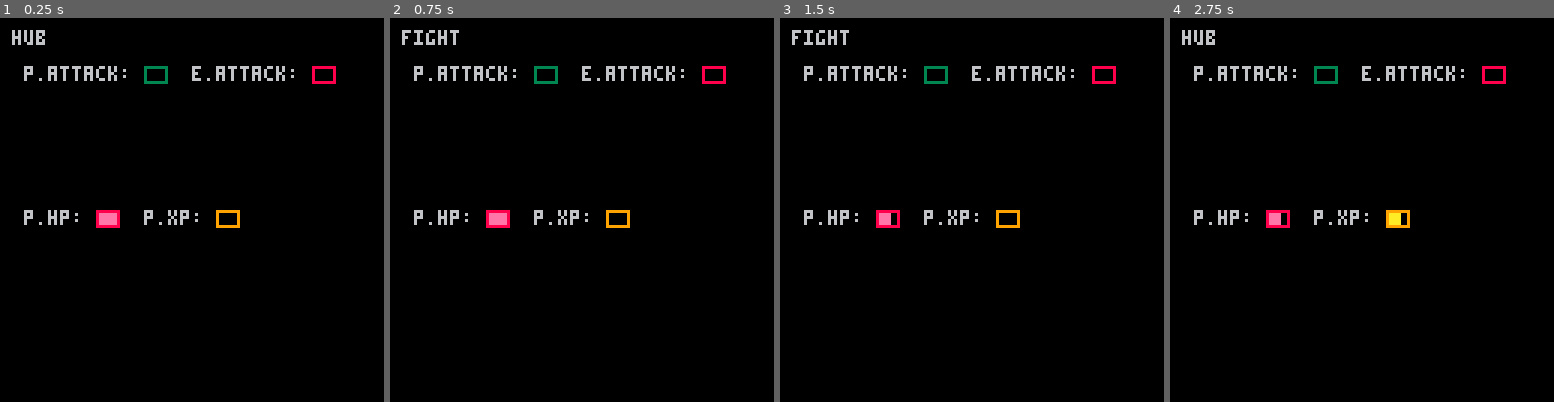
Above: before the commit, frames 1-4 (left to right).
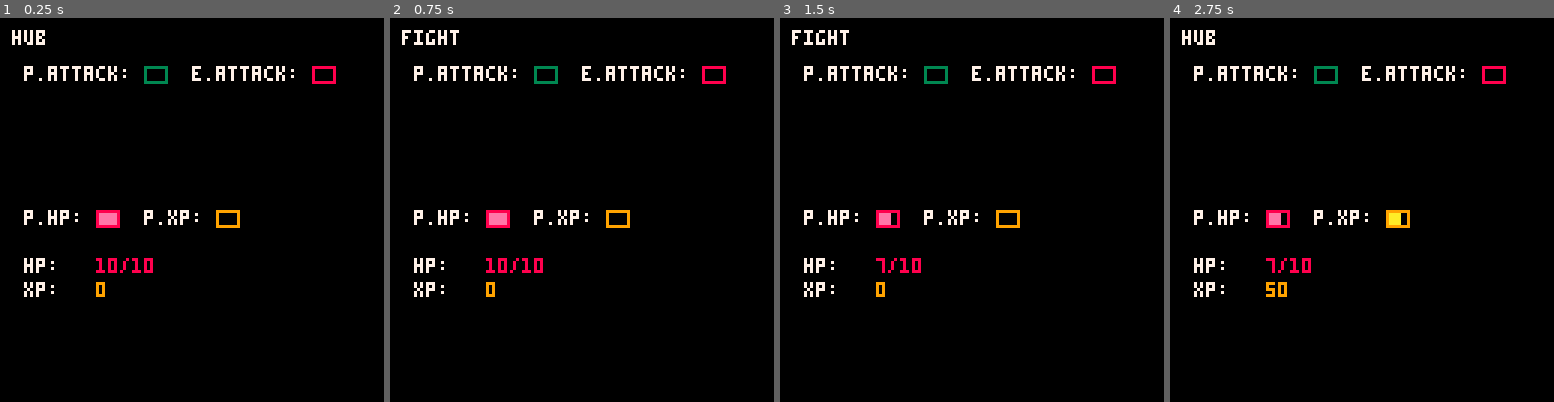
Above: after the commit, the same moments.

Repository: VedVid/IdleRPG
Game: PICO-8 cartridge idlerpg.p8
Same seed, same stepped clock (60 frames per second), same inputs: the game is played once before the commit and once after it.
Inputs:
- Up to frame 1 (0.25 s): no input
- Up to frame 2 (0.75 s): tap O (Z key) at 0.7 s
- Up to frame 3 (1.5 s): no input
- Up to frame 4 (2.75 s): tap O (Z key) at 1.7, 2.1, 2.5 s

The runs differ from the first frame. In frame 1, 2.1% of the frame differs, in the area x 3-77%, y 3-73%; in frame 2, 2.1%; in frame 3, 2.0%; in frame 4, 2.0%.

Commit message:
Added text to gui (hp, xp)

Diff:
--- a/idlerpg.p8
+++ b/idlerpg.p8
@@ -28,14 +28,18 @@
 
 function _draw()
  cls()
- print(game_state, 4, 4)
- print("p.attack:", 8, 16)
+ print(game_state, 4, 4, 7)
+ print("p.attack:", 8, 16, 7)
  draw_bar(player.attack_bar, 48, 16)
- print("p.hp:", 8, 64)
+ print("p.hp:", 8, 64, 7)
  draw_bar(player.hp_bar, 32, 64)
- print("p.xp:", 48, 64)
+ print("p.xp:", 48, 64, 7)
  draw_bar(player.xp_bar, 72, 64)
- print("e.attack:", 64, 16)
+ print("hp: ", 8, 80, 7)
+ print(player.current_hp.."/"..player.max_hp, 32, 80, 8)
+ print("xp: ", 8, 88, 7)
+ print(player.current_xp, 32, 88, 9)
+ print("e.attack:", 64, 16, 7)
  draw_bar(enemy.attack_bar, 104, 16)
 end
 -->8
Not shown, changed: 129 lines of the sprite sheet (__gfx__) section of idlerpg.p8
Not shown, changed: the thumbnail (__label__) section of idlerpg.p8
